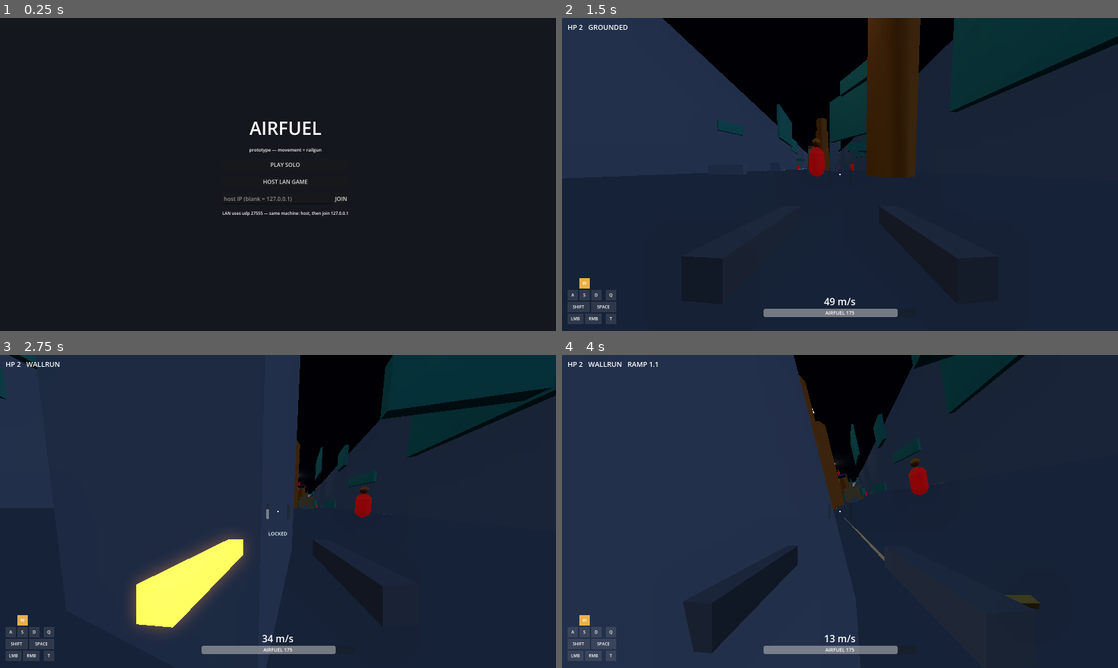
Above: before the commit, frames 1-4 (two rows, left to right).
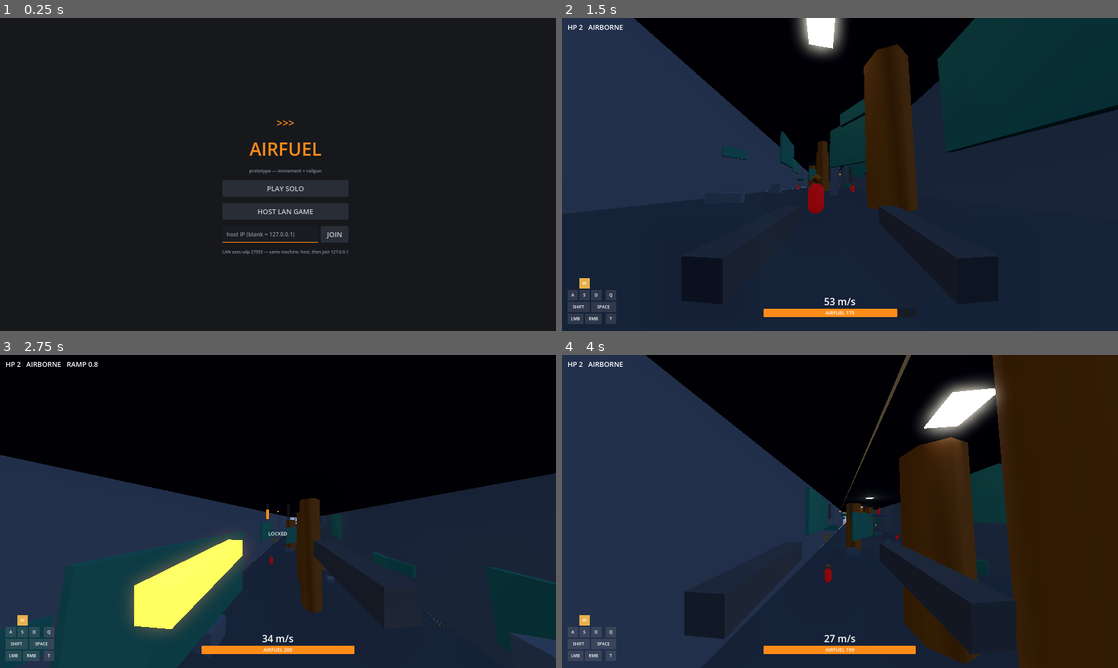
Above: after the commit, the same moments.

Repository: rctcwyvrn/AIRFUEL
Game: Godot game, scene res://src/menu/main_menu.tscn
Two runs of this game, one before a commit and one after it. Both use one fixed random seed, a clock stepped at 60 frames per second and the inputs below.
Inputs (mouse positions are in pixels of both pictures, inside the frame that each line leads up to):
- Up to frame 1 (0.25 s): no input
- Up to frame 2 (1.5 s): click "PLAY SOLO" at 0.5 s; tap Enter at 1.25 s; move the mouse to (867, 174) at 1.27 s; hold W (move_forward) from 1.28 s (still down); tap Shift (dash) at 1.35 s
- Up to frame 3 (2.75 s): keep holding W (move_forward); tap Space (jump) at 1.52, 2.27 s; move the mouse to (250, 511) at 2.02 s; click (250, 511) at 2.1 s
- Up to frame 4 (4 s): keep holding W (move_forward); move the mouse to (851, 505) at 2.77 s; right-click (851, 505) at 2.85 s; move the mouse to (834, 517) at 3.52 s; tap Shift (dash) at 3.6 s; tap Space (jump) at 3.77 s

The runs differ from the first frame. In frame 1, 2.2% of the frame differs, in the area x 40-63%, y 32-76%; in frame 2, 9.3%; in frame 3, 42%; in frame 4, 42%, in the area x 4-100%, y 0-100%.

Commit message:
working multiplayer, orange colorscheme

Diff:
--- /dev/null
+++ b/game/icon.svg
@@ -0,0 +1,7 @@
+<svg xmlns="http://www.w3.org/2000/svg" width="128" height="128" viewBox="0 0 256 256">
+<g fill="none" stroke="#FF8C1A" stroke-width="34" stroke-linecap="round" stroke-linejoin="round">
+<polyline points="30,48 86,128 30,208"/>
+<polyline points="94,48 150,128 94,208"/>
+<polyline points="158,48 214,128 158,208"/>
+</g>
+</svg>
--- a/game/maps/graybox_corridor.tscn
+++ b/game/maps/graybox_corridor.tscn
@@ -1153,6 +1153,6 @@
 transform = Transform3D(1, 0, 0, 0, 1, 0, 0, 0, 1, 6, 28.5, 350)
 
 [node name="Player" parent="." instance=ExtResource("1_player")]
-transform = Transform3D(-1, 0, 0, 0, 1, 0, 0, 0, -1, 0, 2, -430)
+transform = Transform3D(-1, 0, 0, 0, 1, 0, 0, 0, -1, 0, 2.6, -430)
 
 [node name="HUD" parent="." instance=ExtResource("2_hud")]
--- a/game/project.godot
+++ b/game/project.godot
@@ -13,6 +13,8 @@
 config/name="Airfuel"
 config/description="Prototype — Roadmap Steps 1+2: movement + railgun."
 run/main_scene="res://src/menu/main_menu.tscn"
+config/icon="res://icon.svg"
+boot_splash/bg_color=Color(0.086, 0.094, 0.11, 1)
 config/features=PackedStringArray("4.7")
 
 [autoload]
--- a/game/src/hud/hud.tscn
+++ b/game/src/hud/hud.tscn
@@ -1,12 +1,28 @@
-[gd_scene load_steps=2 format=3]
+[gd_scene load_steps=4 format=3]
 
 [ext_resource type="Script" path="res://src/hud/hud.gd" id="1_hud"]
+
+[sub_resource type="StyleBoxFlat" id="sb_bar_bg"]
+bg_color = Color(0.086, 0.094, 0.11, 0.7)
+corner_radius_top_left = 3
+corner_radius_top_right = 3
+corner_radius_bottom_right = 3
+corner_radius_bottom_left = 3
+
+[sub_resource type="StyleBoxFlat" id="sb_bar_fill"]
+bg_color = Color(1, 0.55, 0.1, 1)
+corner_radius_top_left = 3
+corner_radius_top_right = 3
+corner_radius_bottom_right = 3
+corner_radius_bottom_left = 3
 
 [node name="HUD" type="CanvasLayer"]
 script = ExtResource("1_hud")
 
 [node name="FuelBar" type="ProgressBar" parent="."]
 mouse_filter = 2
+theme_override_styles/background = SubResource("sb_bar_bg")
+theme_override_styles/fill = SubResource("sb_bar_fill")
 anchor_left = 0.5
 anchor_top = 1.0
 anchor_right = 0.5
@@ -64,10 +80,12 @@
 offset_top = -2.0
 offset_right = 2.0
 offset_bottom = 2.0
-color = Color(1, 1, 1, 0.9)
+color = Color(1, 0.55, 0.1, 0.95)
 
 [node name="ChargeL" type="ProgressBar" parent="."]
 mouse_filter = 2
+theme_override_styles/background = SubResource("sb_bar_bg")
+theme_override_styles/fill = SubResource("sb_bar_fill")
 anchor_left = 0.5
 anchor_top = 0.5
 anchor_right = 0.5
@@ -83,6 +101,8 @@
 
 [node name="ChargeR" type="ProgressBar" parent="."]
 mouse_filter = 2
+theme_override_styles/background = SubResource("sb_bar_bg")
+theme_override_styles/fill = SubResource("sb_bar_fill")
 anchor_left = 0.5
 anchor_top = 0.5
 anchor_right = 0.5
--- a/game/src/menu/main_menu.tscn
+++ b/game/src/menu/main_menu.tscn
@@ -1,8 +1,62 @@
-[gd_scene load_steps=2 format=3]
+[gd_scene load_steps=7 format=3]
 
 [ext_resource type="Script" path="res://src/menu/main_menu.gd" id="1_menu"]
 
+[sub_resource type="StyleBoxFlat" id="sb_btn"]
+bg_color = Color(0.16, 0.18, 0.21, 1)
+corner_radius_top_left = 4
+corner_radius_top_right = 4
+corner_radius_bottom_right = 4
+corner_radius_bottom_left = 4
+content_margin_left = 18.0
+content_margin_top = 10.0
+content_margin_right = 18.0
+content_margin_bottom = 10.0
+
+[sub_resource type="StyleBoxFlat" id="sb_btn_hover"]
+bg_color = Color(1, 0.55, 0.1, 1)
+corner_radius_top_left = 4
+corner_radius_top_right = 4
+corner_radius_bottom_right = 4
+corner_radius_bottom_left = 4
+content_margin_left = 18.0
+content_margin_top = 10.0
+content_margin_right = 18.0
+content_margin_bottom = 10.0
+
+[sub_resource type="StyleBoxFlat" id="sb_btn_pressed"]
+bg_color = Color(0.8, 0.42, 0.06, 1)
+corner_radius_top_left = 4
+corner_radius_top_right = 4
+corner_radius_bottom_right = 4
+corner_radius_bottom_left = 4
+content_margin_left = 18.0
+content_margin_top = 10.0
+content_margin_right = 18.0
+content_margin_bottom = 10.0
+
+[sub_resource type="StyleBoxFlat" id="sb_line"]
+bg_color = Color(0.1, 0.11, 0.13, 1)
+border_width_bottom = 2
+border_color = Color(1, 0.55, 0.1, 1)
+content_margin_left = 12.0
+content_margin_top = 8.0
+content_margin_right = 12.0
+content_margin_bottom = 8.0
+
+[sub_resource type="Theme" id="theme_menu"]
+Button/colors/font_color = Color(0.78, 0.8, 0.83, 1)
+Button/colors/font_hover_color = Color(0.09, 0.09, 0.1, 1)
+Button/colors/font_pressed_color = Color(0.09, 0.09, 0.1, 1)
+Button/font_sizes/font_size = 20
+Button/styles/hover = SubResource("sb_btn_hover")
+Button/styles/normal = SubResource("sb_btn")
+Button/styles/pressed = SubResource("sb_btn_pressed")
+LineEdit/colors/font_color = Color(0.85, 0.87, 0.9, 1)
+LineEdit/styles/normal = SubResource("sb_line")
+
 [node name="MainMenu" type="Control"]
+theme = SubResource("theme_menu")
 anchor_right = 1.0
 anchor_bottom = 1.0
 script = ExtResource("1_menu")
@@ -10,7 +64,7 @@
 [node name="Background" type="ColorRect" parent="."]
 anchor_right = 1.0
 anchor_bottom = 1.0
-color = Color(0.08, 0.09, 0.12, 1)
+color = Color(0.086, 0.094, 0.11, 1)
 
 [node name="VBox" type="VBoxContainer" parent="."]
 anchor_left = 0.5
@@ -23,12 +77,20 @@
 offset_bottom = 170.0
 theme_override_constants/separation = 18
 
+[node name="Chevrons" type="Label" parent="VBox"]
+theme_override_colors/font_color = Color(1, 0.55, 0.1, 1)
+theme_override_font_sizes/font_size = 30
+text = ">>>"
+horizontal_alignment = 1
+
 [node name="Title" type="Label" parent="VBox"]
+theme_override_colors/font_color = Color(1, 0.55, 0.1, 1)
 theme_override_font_sizes/font_size = 52
 text = "AIRFUEL"
 horizontal_alignment = 1
 
 [node name="Subtitle" type="Label" parent="VBox"]
+theme_override_colors/font_color = Color(0.55, 0.58, 0.63, 1)
 theme_override_font_sizes/font_size = 13
 text = "prototype — movement + railgun"
 horizontal_alignment = 1
@@ -50,6 +112,7 @@
 text = "JOIN"
 
 [node name="Hint" type="Label" parent="VBox"]
+theme_override_colors/font_color = Color(0.55, 0.58, 0.63, 1)
 theme_override_font_sizes/font_size = 12
 text = "LAN uses udp 27555 — same machine: host, then join 127.0.0.1"
 horizontal_alignment = 1
--- a/game/src/net/network.gd
+++ b/game/src/net/network.gd
@@ -11,10 +11,7 @@
 const PORT := 27555
 const MAX_PEERS := 8
 const PLAYER_SCENE := preload("res://src/player/player.tscn")
-const SPAWNS: Array[Transform3D] = [
-	Transform3D(Basis(Vector3.UP, PI), Vector3(0, 2, -430)),  # host: -z end, faces +z
-	Transform3D(Basis(), Vector3(0, 2, 430)),                 # joiners: +z end, faces -z
-]
+
 
 var active := false
 var is_host := false
@@ -113,15 +110,38 @@
 	var p := PLAYER_SCENE.instantiate() as CharacterBody3D
 	p.name = str(id)
 	p.set_multiplayer_authority(id)
-	p.transform = SPAWNS[0] if id == 1 else SPAWNS[1]
+	p.transform = _spawn_transform_for_index(players.size())
 	get_tree().current_scene.add_child(p)
 	players[id] = p
+	print("Airfuel net: spawned player %d at %s (mine: %s, cam: %s)" % [
+			id, p.global_position, p.is_multiplayer_authority(),
+			(p.get_node("Head/Camera3D") as Camera3D).current])
+
+
+## Spawns alternate ends (even index: -z facing +z, odd: +z facing -z) and
+## spread laterally for 3+ players. Index = spawn order (players.size() at
+## spawn time), which the server-driven roster keeps identical on all peers.
+func _spawn_transform_for_index(index: int) -> Transform3D:
+	var x := float(index / 2 * 8)
+	if index % 2 == 0:
+		return Transform3D(Basis(Vector3.UP, PI), Vector3(x, 2.6, -430.0))
+	return Transform3D(Basis(), Vector3(x, 2.6, 430.0))
 
 
 func _despawn_player(id: int) -> void:
 	if players.has(id):
 		players[id].queue_free()
 		players.erase(id)
+
+
+## Sent by a dying player's authority to the killer's peer: reset the
+## killer's own player too (kills reset the round, both duelists respawn).
+@rpc("any_peer", "call_remote", "reliable")
+func kill_scored() -> void:
+	for p: Node in get_tree().get_nodes_in_group("player"):
+		if p.is_multiplayer_authority():
+			p.round_reset(true)
+			return
 
 
 @rpc("authority", "call_remote", "reliable")
--- a/game/src/player/default_tuning.tres
+++ b/game/src/player/default_tuning.tres
@@ -25,7 +25,7 @@
 air_dash_cooldown = 0.3
 down_dash_cost = 12.0
 down_dash_speed = 65.0
-wall_probe_distance = 1.3
+wall_probe_distance = 2.8
 min_wallrun_speed = 6.0
 wallrun_max_duration = 2.5
 wallrun_accel = 60.0
--- a/game/src/player/player.gd
+++ b/game/src/player/player.gd
@@ -64,6 +64,9 @@
 	vm_right.set_meta("rest_pos", vm_right.position)
 	base_fov = camera.fov
 	if is_multiplayer_authority():
+		# Explicit claim: auto-current fails when a remote puppet's camera
+		# entered the viewport first (client-side join order)
+		camera.current = true
 		Input.set_mouse_mode(Input.MOUSE_MODE_CAPTURED)
 	else:
 		# Remote puppet: rendered + state-synced, never simulated here
@@ -71,7 +74,7 @@
 		set_physics_process(false)
 		vm_left.visible = false
 		vm_right.visible = false
-		$ShadowMesh.cast_shadow = GeometryInstance3D.SHADOW_CASTING_SETTING_ON
+		$BodyMesh.visible = true
 
 
 func _unhandled_input(event: InputEvent) -> void:
@@ -554,21 +557,24 @@
 
 
 ## LAN-trust damage: the shooter reports the hit, the victim's authority
-## applies it. 2 HP, every rail hit = 1 -> two shots to kill; death resets
-## you to your spawn (design 9: no regen, no partial states).
+## applies it. 2 HP, every rail hit = 1 -> two shots to kill; a kill resets
+## BOTH duelists to spawn (design 9: no regen, no partial states).
 @rpc("any_peer", "call_remote", "reliable")
 func take_damage(amount: int, from_id: int) -> void:
 	if not is_multiplayer_authority():
 		return
 	hp -= amount
 	if hp <= 0:
-		_confirm_kill.rpc_id(from_id)
+		Net.kill_scored.rpc_id(from_id)
 		_respawn()
 
 
-@rpc("any_peer", "call_remote", "reliable")
-func _confirm_kill() -> void:
-	shot_fired.emit("", "kill")
+## Round reset: both duelists return to spawn after a kill. Called locally
+## (victim) and via Net.kill_scored (killer, with the KILL hitmarker).
+func round_reset(scored_kill: bool) -> void:
+	if scored_kill:
+		shot_fired.emit("", "kill")
+	_respawn()
 
 
 @rpc("authority", "call_remote", "unreliable")
--- a/game/src/player/player.tscn
+++ b/game/src/player/player.tscn
@@ -6,12 +6,22 @@
 [ext_resource type="Resource" path="res://src/weapons/default_combat.tres" id="4_combat"]
 
 [sub_resource type="CapsuleShape3D" id="CapsuleShape3D_body"]
-radius = 0.45
-height = 1.8
+radius = 1.2
+height = 4.5
 
 [sub_resource type="CapsuleMesh" id="mesh_shadow"]
-radius = 0.45
-height = 1.8
+radius = 1.2
+height = 4.5
+
+[sub_resource type="CapsuleMesh" id="mesh_body"]
+radius = 1.2
+height = 4.5
+
+[sub_resource type="StandardMaterial3D" id="mat_body"]
+albedo_color = Color(0.85, 0.12, 0.12, 1)
+emission_enabled = true
+emission = Color(1, 0.1, 0.1, 1)
+emission_energy_multiplier = 0.5
 
 [sub_resource type="BoxMesh" id="mesh_vm"]
 size = Vector3(0.12, 0.12, 0.5)
@@ -37,7 +47,7 @@
 shape = SubResource("CapsuleShape3D_body")
 
 [node name="Head" type="Node3D" parent="."]
-transform = Transform3D(1, 0, 0, 0, 1, 0, 0, 0, 1, 0, 0.65, 0)
+transform = Transform3D(1, 0, 0, 0, 1, 0, 0, 0, 1, 0, 1.7, 0)
 
 [node name="Camera3D" type="Camera3D" parent="Head"]
 fov = 100.0
@@ -65,3 +75,8 @@
 mesh = SubResource("mesh_vm")
 material_override = SubResource("mat_vm_r")
 cast_shadow = 0
+
+[node name="BodyMesh" type="MeshInstance3D" parent="."]
+visible = false
+mesh = SubResource("mesh_body")
+material_override = SubResource("mat_body")
Not shown, changed: game/export_presets.cfg
Binary file changed: game/icon.ico
Not shown, added: game/icon.svg.import
Not shown: 1 places in game/src/player/player.tscn that only renumber resources
Not shown, changed: game/maps/graybox_corridor.tscn.md
Not shown, changed: game/project.godot.md
Not shown, changed: game/src/hud/hud.tscn.md
Not shown, changed: game/src/menu/main_menu.tscn.md
Not shown, changed: game/src/net/network.gd.md
Not shown, changed: game/src/player/player.gd.md
Not shown, changed: game/src/player/player.tscn.md
